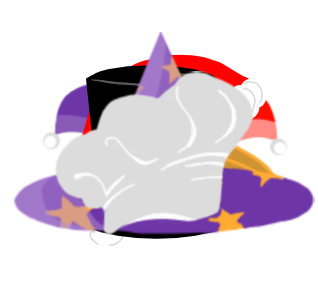
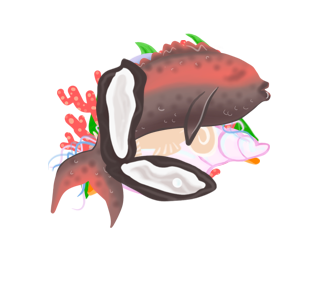
Before/after of a 318 × 283 layered artwork. What changed in the layer stack:
hid "santa_hat", painted on it over [14, 128, 256, 246]
added layer "clam" above "fish" over [64, 32, 256, 246]
added layer "fish" above "seashells" over [14, 32, 315, 246]
added layer "seashells" above "jellyfish" over [64, 32, 256, 192]
added layer "jellyfish" above "conch" over [14, 32, 256, 246]
added layer "conch" above "coral" over [64, 64, 315, 246]
added layer "coral" above "starfish" over [14, 32, 256, 246]
added layer "starfish" above "seaweed" over [64, 64, 315, 246]
added layer "seaweed" above "kelp" over [64, 32, 315, 246]
added layer "kelp" above "bg" over [64, 64, 315, 246]